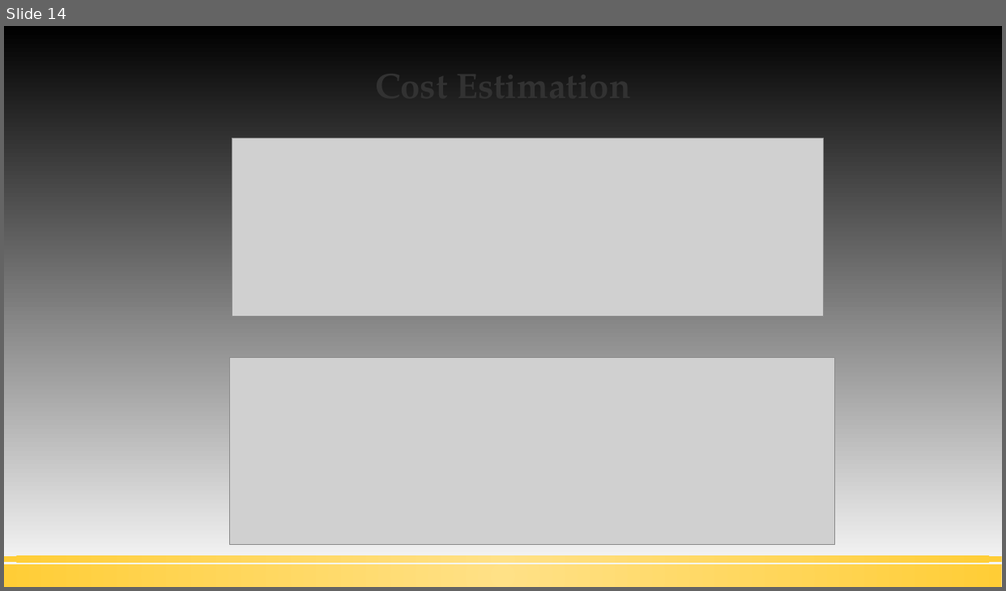
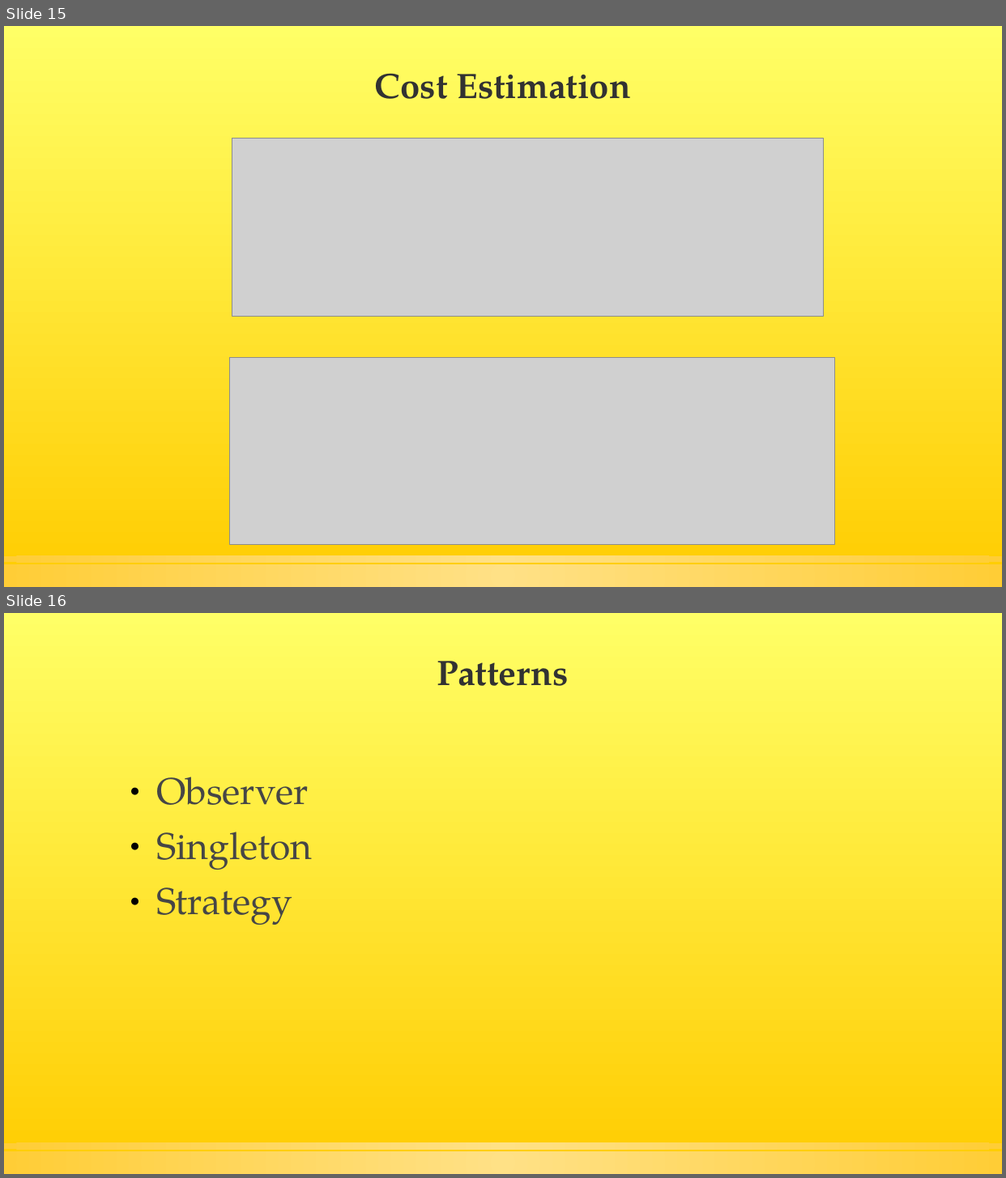
Before and after one commit to olglapid/DiceWars_Develop, a slide deck: diverses/DiceWars Präsentation.odp. Shown one above the other, each under a label of ours: slide 14 before the commit, slides 15 and 16 after it. The pictures are 1006x591 and 1006x1178 pixels, drawn with LibreOffice and Linux fonts; fonts in the diff are those of the drawing; grey boxes stand for pictures. Boxes give left, top, right and bottom in pixels: in the first picture for what was removed or moved away, otherwise in the second. Text is boxed around its words. In the diff, an @@ line names an element or a change of style, - is before the commit and + after.

```diff
--- a/diverses/DiceWars Präsentation.odp
+++ b/diverses/DiceWars Präsentation.odp
@@ slide 16 added at [4, 613, 1002, 1174], background gradient #FFFF66 to #FFCC00; not listed: 2 template elements that a slide beside it also shows @@
@@ title added at [437, 661, 569, 686], 34 pt, text #323232, bold @@
+Patterns
@@ text added at [156, 777, 312, 925], 36 pt, text #464646 @@
+● Observer
+● Singleton
+● Strategy
@@ what was slide 14 is now slide 15 @@
@@ slide 15 changed as well @@
@@ background gradient #000000 to #FFFFFF to gradient #FFFF66 to #FFCC00 @@
```
Also in this commit, not shown: 15 other slides changed, 1 other slide added, 2 slides removed, 4 other files.
